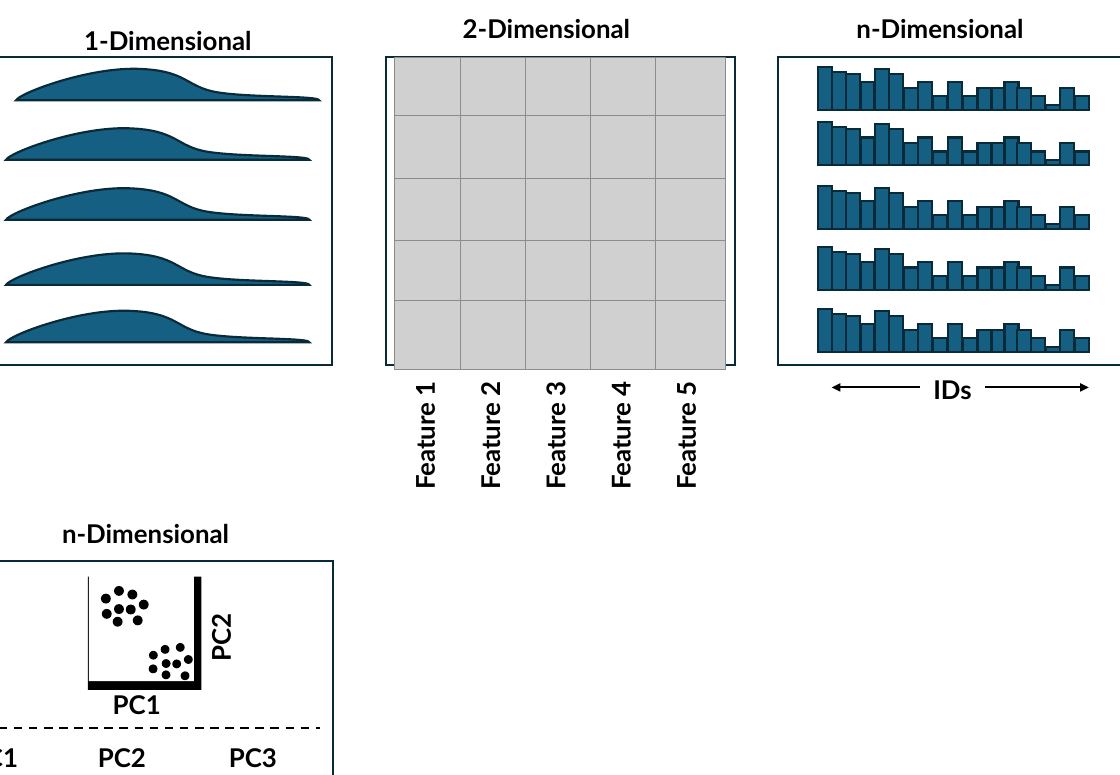
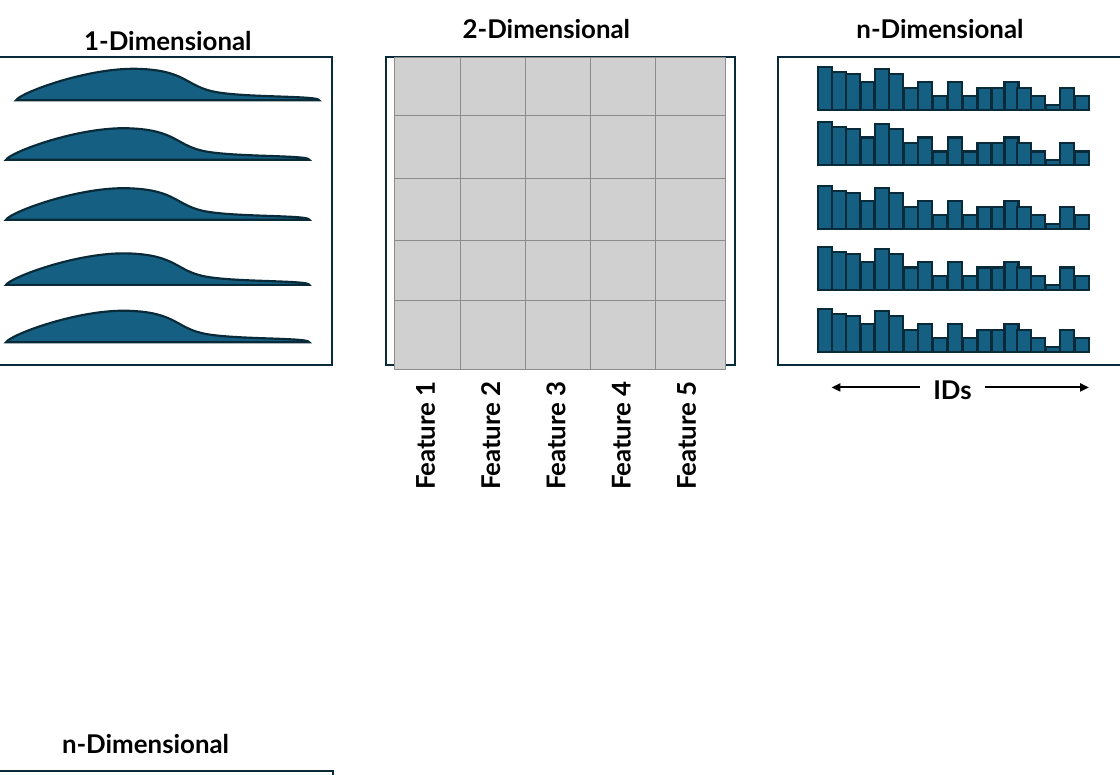
Before and after one commit to selkamand/gg1d, a slide deck: slide 1 of paper/figures.pptx. Drawn at 1120x775 pixels with LibreOffice and Linux fonts; fonts in the diff are those of the drawing; grey boxes stand for pictures. Boxes give left, top, right and bottom in pixels: in the first picture for what was removed or moved away, otherwise in the second. Text is boxed around its words. In the diff, an @@ line names an element or a change of style, - is before the commit and + after.

```diff
--- a/paper/figures.pptx
+++ b/paper/figures.pptx
@@ text "n-Dimensional": place and size @@
-text "n-Dimensional" at [62,523,229,544]
+text "n-Dimensional" at [62,733,229,754]
@@ group removed at [0,577,320,775]: 18 ellipses, 5 texts, 1 rectangle, 1 line @@
-PC2
-PC1
-PC1
-PC2
-PC3
@@ rectangle: place and size @@
-rectangle at [0,562,333,775]
+rectangle at [0,771,333,775]
```
Also in this commit, not shown: 10 slides added, 36 other files.
